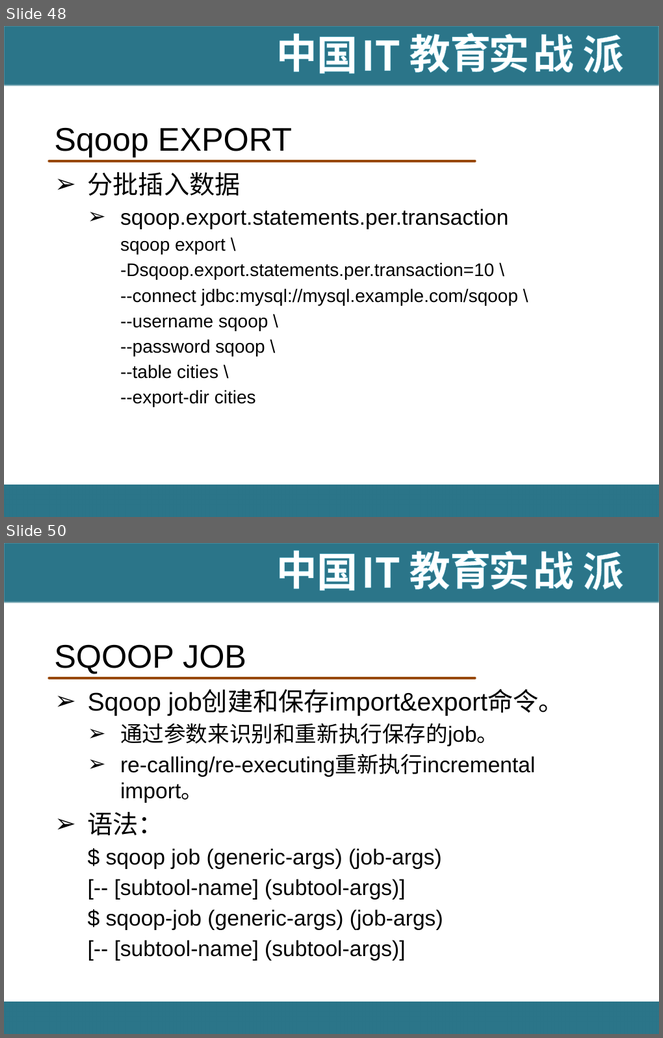
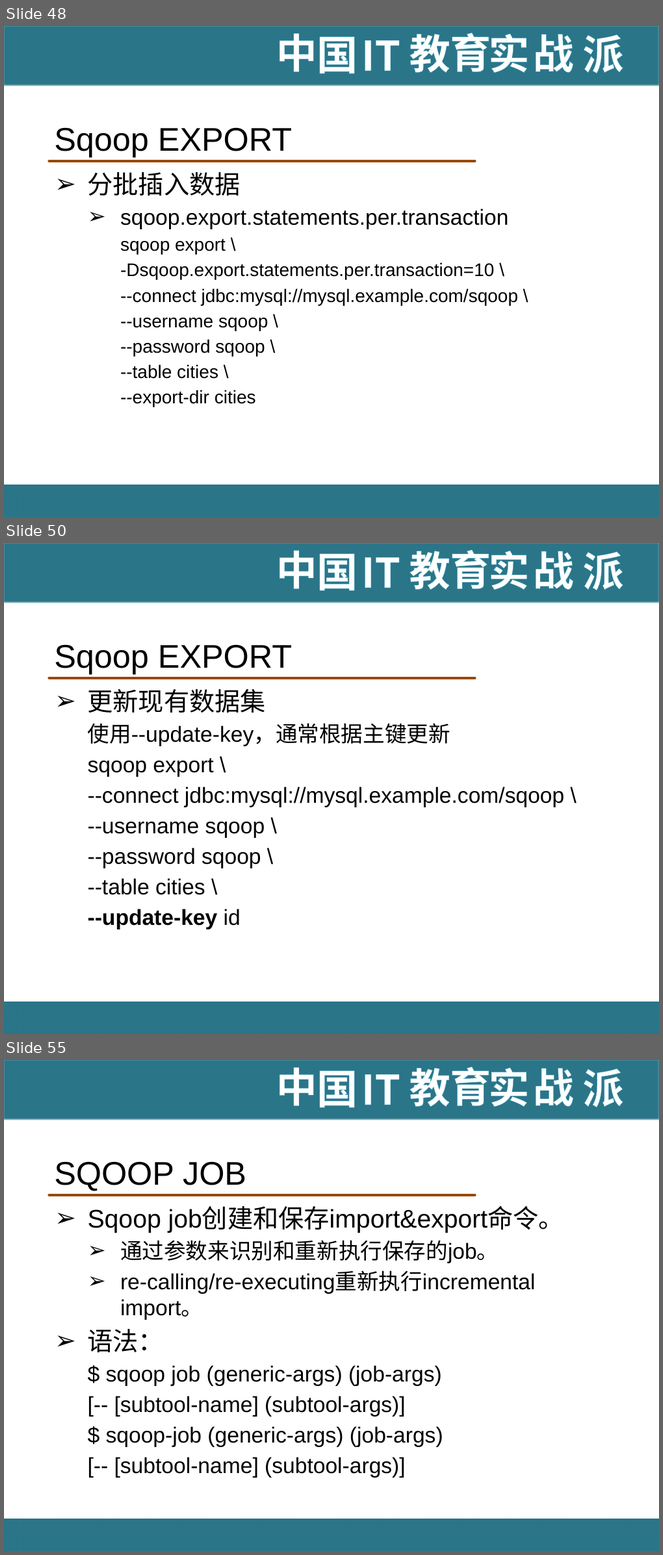
Before and after one commit to hanningxiao/BigData, a slide deck: [IT18掌www.it18zhang.com]Sqoop.pptx. Shown one above the other, each under a label of ours: slides 48 and 50 before the commit, slides 48, 50 and 55 after it; the slides between them are not shown. The pictures are 663x1038 and 663x1555 pixels, drawn with LibreOffice and Linux fonts; fonts in the diff are those of the drawing; background and template pictures are left out. Boxes give left, top, right and bottom in pixels: in the first picture for what was removed or moved away, otherwise in the second. Text is boxed around its words. In the diff, an @@ line names an element or a change of style, - is before the commit and + after.

Commit message:
update Sqoop

```diff
--- a/[IT18掌www.it18zhang.com]Sqoop.pptx
+++ b/[IT18掌www.it18zhang.com]Sqoop.pptx
@@ slide 50 added at [4,543,659,1034], background #FFFFFF; not listed: 11 template elements that a slide beside it also shows @@
@@ title added at [54,644,292,674], 36 pt, text #000000 @@
+Sqoop EXPORT
@@ text added at [88,689,564,930], 24 pt, text #000000 @@
+➢ 更新现有数据集
+  使用--update-key，通常根据主键更新
+  sqoop export \
+  --connect jdbc:mysql://mysql.example.com/sqoop \
+  --username sqoop \
+  --password sqoop \
+  --table cities \
+  --update-key id
@@ what was slide 50 is now slide 55 @@
```
Also in this commit, not shown: 1 slide changed, 12 other slides added.
